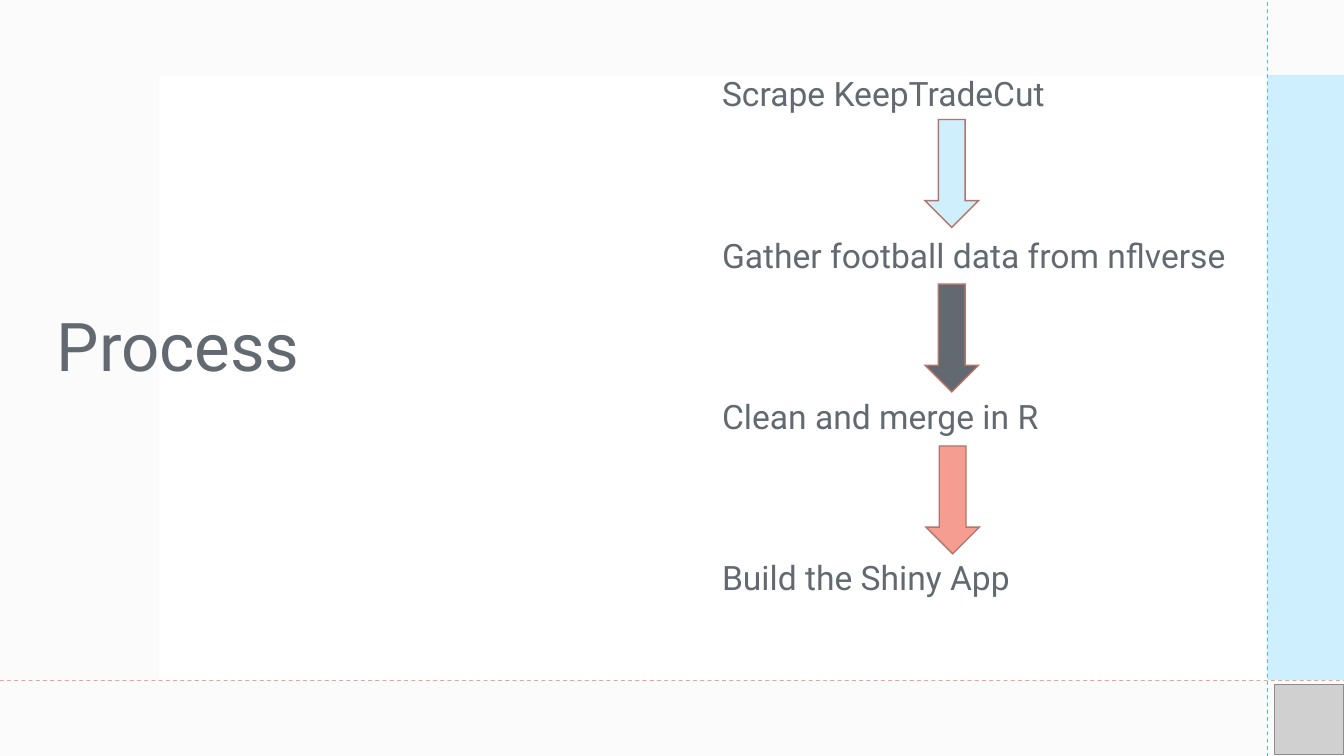
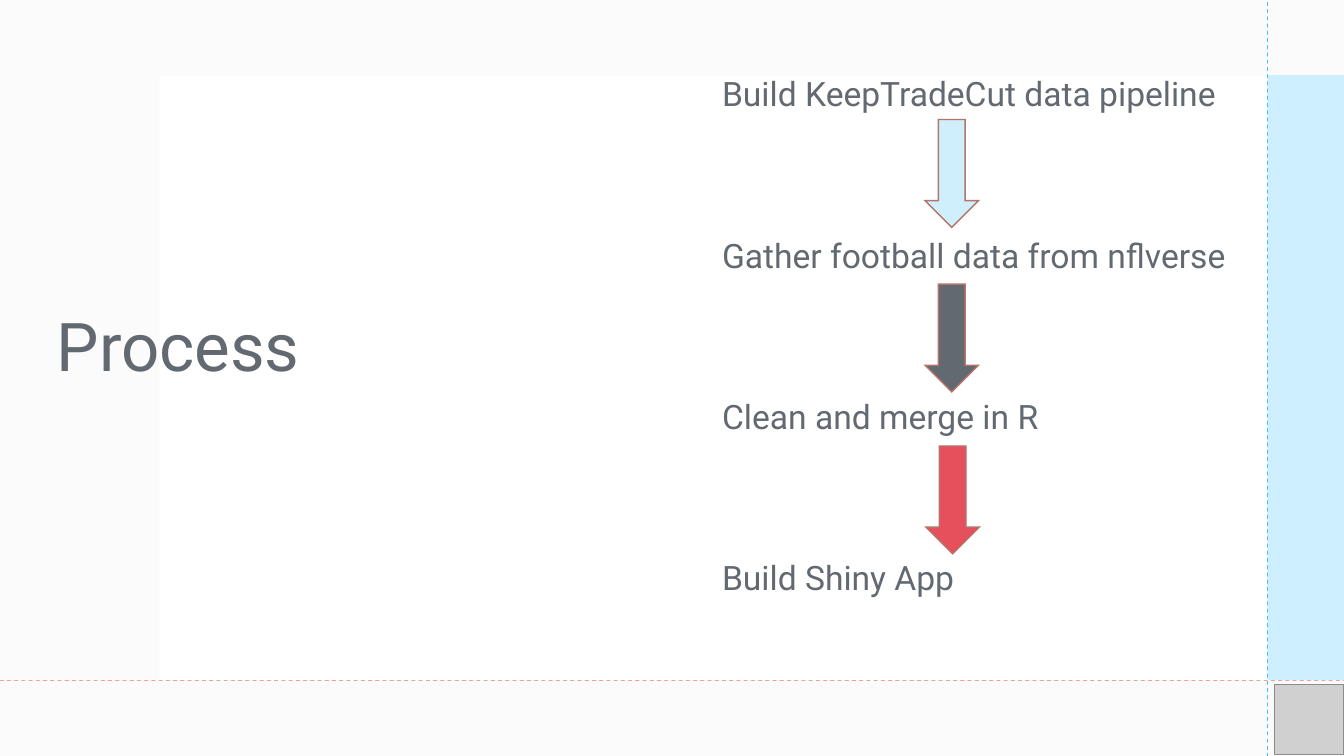
Before and after one commit to jrioross/dynasty_fantasy_football_ktc, a slide deck: slide 8 of assets/presentation_intro.pptx (slide 7 before the commit). Drawn at 1344x756 pixels with LibreOffice and Linux fonts; fonts in the diff are those of the drawing; grey boxes stand for pictures. Boxes give left, top, right and bottom in pixels: in the first picture for what was removed or moved away, otherwise in the second. Text is boxed around its words. In the diff, an @@ line names an element or a change of style, - is before the commit and + after.

```diff
--- a/assets/presentation_intro.pptx
+++ b/assets/presentation_intro.pptx
@@ text at [722,81,1215,113]: text changed @@
-Scrape KeepTradeCut
+Build KeepTradeCut data pipeline
@@ down arrow at [927,446,980,554]: fill #F49D90 to #E5505C @@
@@ text at [722,565,954,597]: text changed @@
-Build the Shiny App
+Build Shiny App
```
Also in this commit, not shown: 2 other slides changed, 3 slides added, 5 other files.
